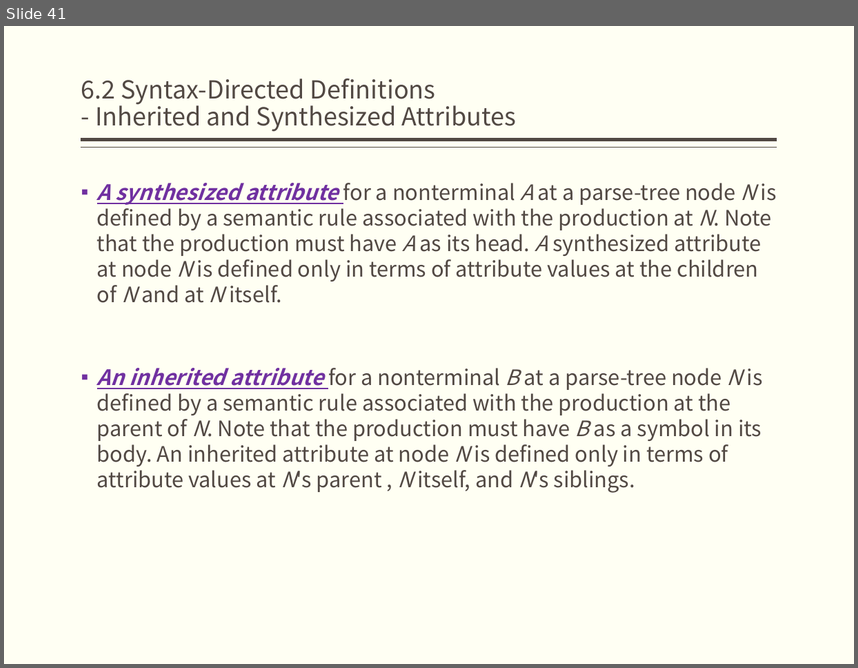
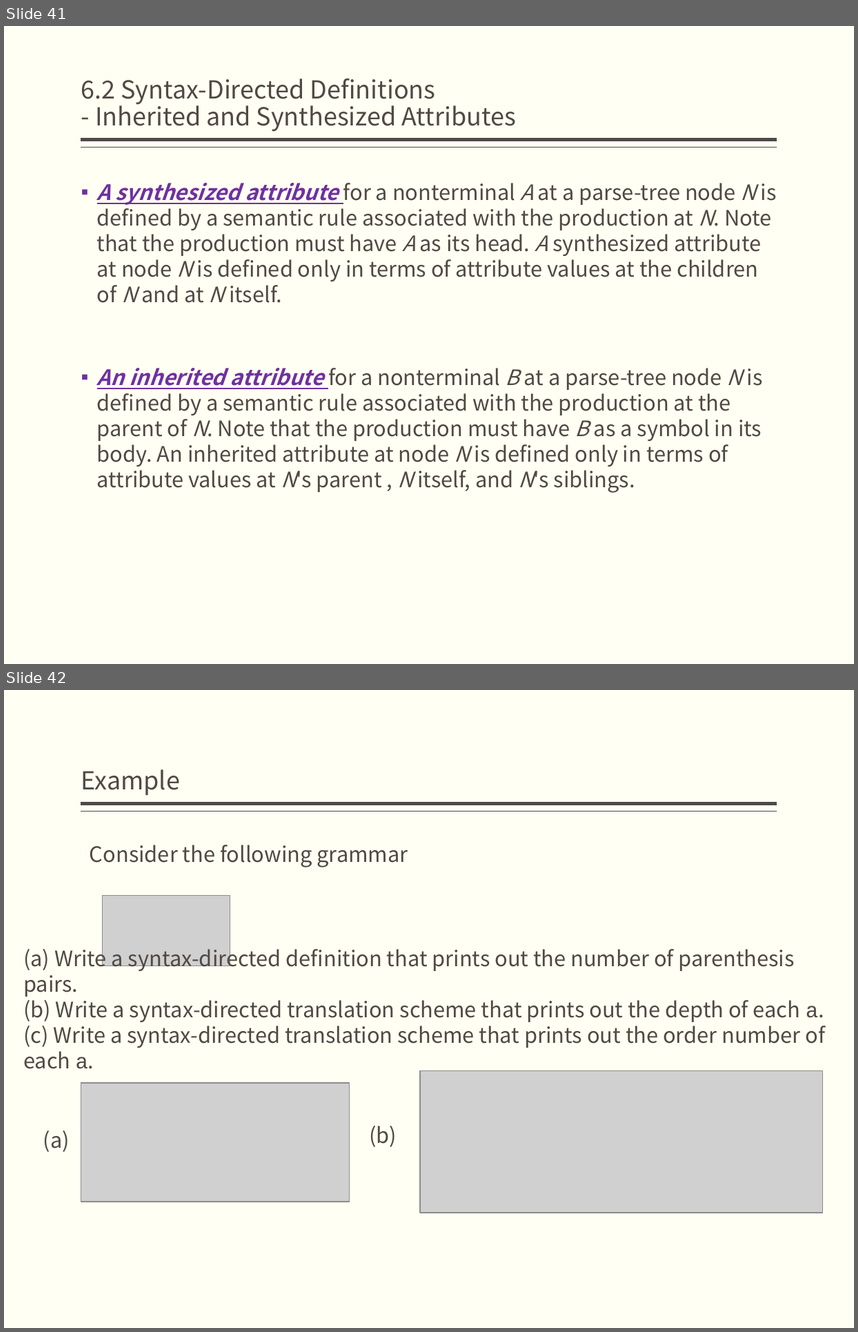
Before and after one commit to jz81/jz81.github.io, a slide deck: course/compiler/LectureNotes/(Spring2018)CourseReview.pptx. Shown one above the other, each under a label of ours: slide 41 before the commit, slides 41 and 42 after it. The pictures are 858x668 and 858x1332 pixels, drawn with LibreOffice and Linux fonts; fonts in the diff are those of the drawing; grey boxes stand for pictures. Boxes give left, top, right and bottom in pixels: in the first picture for what was removed or moved away, otherwise in the second. Text is boxed around its words. In the diff, an @@ line names an element or a change of style, - is before the commit and + after.

Commit message:
update

```diff
--- a/course/compiler/LectureNotes/(Spring2018)CourseReview.pptx
+++ b/course/compiler/LectureNotes/(Spring2018)CourseReview.pptx
@@ slide 42 added at (x1=4, y1=690, x2=854, y2=1328), background #FFFFF3; not listed: 2 template elements that a slide beside it also shows @@
@@ title added at (x1=81, y1=769, x2=180, y2=796), 21 pt, text #514843 @@
+Example
@@ text added at (x1=90, y1=845, x2=408, y2=867), 18 pt, text #514843 @@
+Consider the following grammar
@@ picture added at (x1=103, y1=895, x2=230, y2=965) @@
@@ text added at (x1=23, y1=945, x2=825, y2=1069), 18 pt, text #514843 @@
+(a) Write a syntax-directed definition that prints out the number of parenthesis pairs.
+(b) Write a syntax-directed translation scheme that prints out the depth of each a.
+(c) Write a syntax-directed translation scheme that prints out the order number of each a.
@@ picture added at (x1=81, y1=1083, x2=350, y2=1202) @@
@@ picture added at (x1=419, y1=1071, x2=822, y2=1213) @@
@@ text added at (x1=43, y1=1130, x2=70, y2=1152), 18 pt, text #514843 @@
+(a)
@@ text added at (x1=369, y1=1125, x2=397, y2=1147), 18 pt, text #514843 @@
+(b)
```
Also in this commit, not shown: 1 slide changed, 2 other slides added, 1 slide removed.
